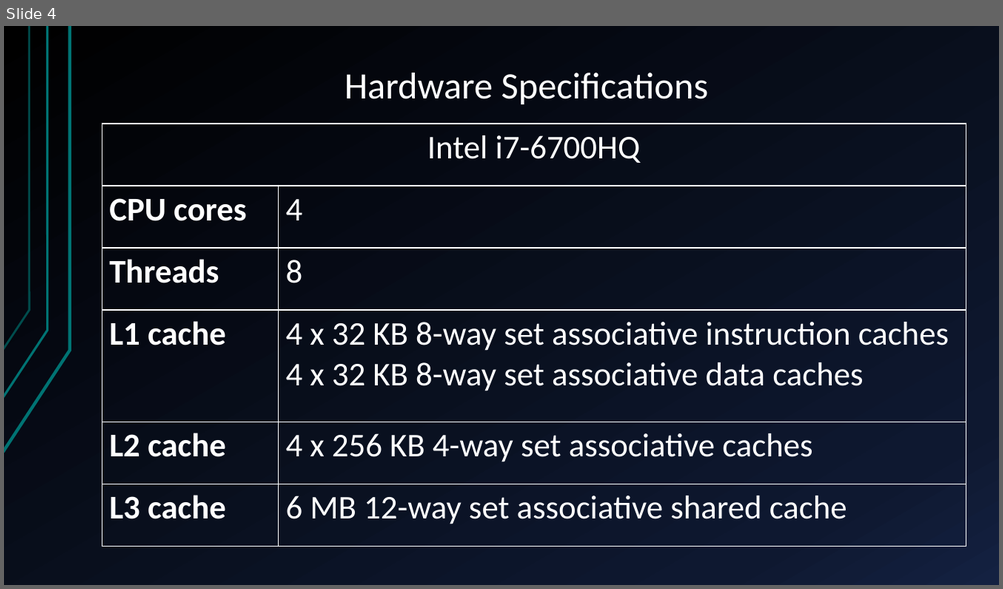
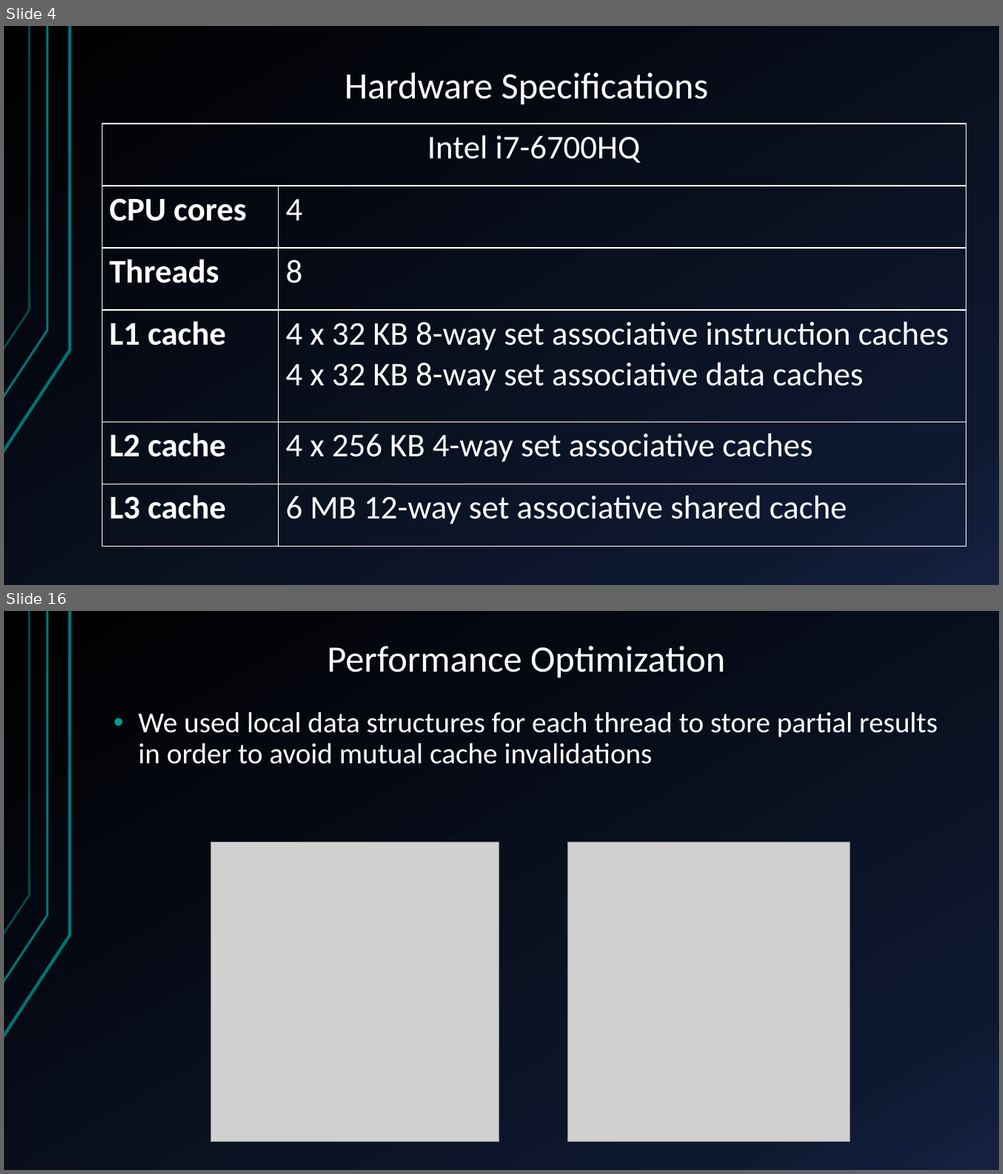
Before and after one commit to glmquint/K-Means-local, a slide deck: documentazione/presentazione.pptx. Shown one above the other, each under a label of ours: slide 4 before the commit, slides 4 and 16 after it; the slides between them are not shown. The pictures are 1003x589 and 1003x1174 pixels, drawn with LibreOffice and Linux fonts; fonts in the diff are those of the drawing; grey boxes stand for pictures; background and template pictures are left out. Boxes give left, top, right and bottom in pixels: in the first picture for what was removed or moved away, otherwise in the second. Text is boxed around its words. In the diff, an @@ line names an element or a change of style, - is before the commit and + after.

```diff
--- a/documentazione/presentazione.pptx
+++ b/documentazione/presentazione.pptx
@@ slide 16 added at (x1=4, y1=611, x2=999, y2=1170), background gradient #000000 to #0F1931 to #142242; not listed: 3 template elements that a slide beside it also shows @@
@@ title added at (x1=327, y1=646, x2=725, y2=678), 36 pt, text #FFFFFF @@
+Performance Optimization
@@ text added at (x1=138, y1=712, x2=937, y2=764), 28 pt, text #FFFFFF @@
+• We used local data structures for each thread to store partial results in order to avoid mutual cache invalidations
@@ picture added at (x1=211, y1=843, x2=499, y2=1142) @@
@@ picture added at (x1=567, y1=843, x2=849, y2=1142) @@
```
Also in this commit, not shown: 3 slides changed, 7 other slides added, 3 slides removed, 6 other files.
